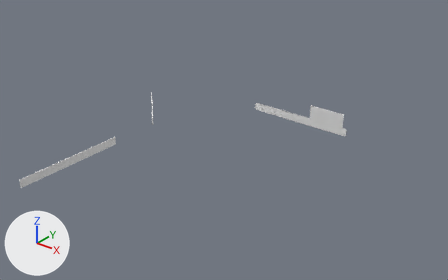
The FBX model Assets/Meshes/Environment/ModularKits/Puzzle_001/Puzzle_001_Details_GlassPanel.fbx, before and after one commit.
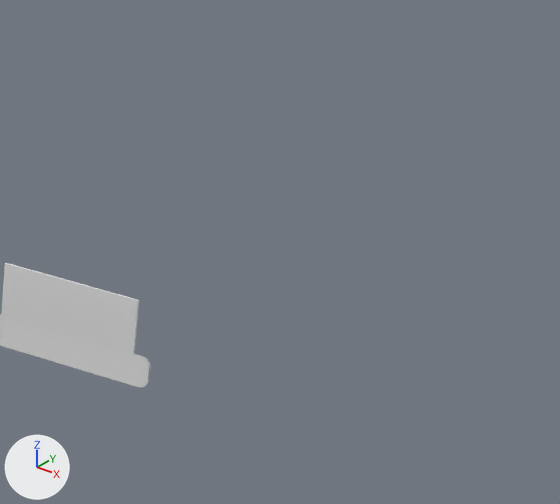
There are two pictures of each version: one whole from a 50 mm lens placed at (19.4, -63.6, 55.1), pointed at (-43.5, 15.0, 6.3), one close up on the part from 69% to 100% of the width and 14% to 59% of the height. Every picture has the same lights, and +X, +Y and +Z are marked at lower left. Where no turn or scale is listed for an object, it has been applied to the vertices.

The older version as bpy lines, for what is in view:
```python
me_puzzle_001_glasspanel = bpy.data.meshes.new('Puzzle_001_GlassPanel')
me_puzzle_001_glasspanel.from_pydata(...)  # 192 vertices, 102 faces; spans x -9.5..21.2, y -9.2..54.2, z -9.0..0.7
me_puzzle_001_glasspanel.materials.append(mat_glass)  # its picture is missing
ob_puzzle_001_glasspanel = bpy.data.objects.new('Puzzle_001_GlassPanel', me_puzzle_001_glasspanel)
ob_puzzle_001_glasspanel.location = (-52.16, -12.0, 10.32)
```
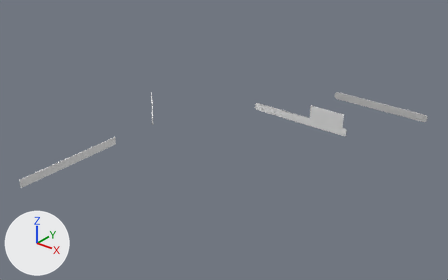
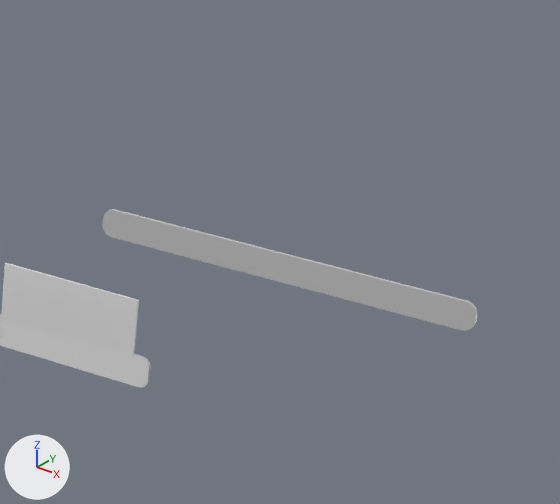
Edits to the scene script, one JSON object a line:
```json
{"op": "add", "block": "mat_material_032", "code": ["mat_material_032 = principled_material('Material.032')", "mat_material_032.base_color = (0.8, 0.8, 0.8)  # white #e7e7e7", "mat_material_032.metallic = 0.667", "mat_material_032.roughness = 0.585"]}
{"block": "me_puzzle_001_glasspanel", "where": "# used by ob_puzzle_001_glasspanel; location = (-52.16, -12.0, 10.32)"}
{"op": "remove", "block": "me_puzzle_001_glasspanel", "code": "me_puzzle_001_glasspanel.from_pydata(...)  # 192 vertices, 102 faces; spans x -9.5..21.2, y -9.2..54.2, z -9.0..0.7"}
{"op": "add", "block": "me_puzzle_001_glasspanel", "code": "me_puzzle_001_glasspanel.from_pydata(...)  # 260 vertices, 148 faces; spans x -9.5..31.0, y -9.2..66.3, z -9.0..0.7"}
{"block": "me_puzzle_001_glasspanel", "change": "me_puzzle_001_glasspanel part 1: a new loose piece of 68 vertices spanning x 9.4..31.0, y 66.1..66.3, z -8.1..-6.5, in mat_material_032 (white #e7e7e7)"}
{"op": "add", "block": "me_puzzle_001_glasspanel", "code": "me_puzzle_001_glasspanel.materials.append(mat_material_032)  # white #e7e7e7"}
```

Pixel boxes [x1, y1, x2, y2] of what changed, in the close-ups (560 x 504 px):
```json
{"object": "Puzzle_001_GlassPanel", "change": "reshaped", "before": [0, 263, 151, 388], "after": [0, 209, 477, 388]}
{"part": 1, "of": "me_puzzle_001_glasspanel", "change": "added", "after": [102, 209, 477, 331]}
```
